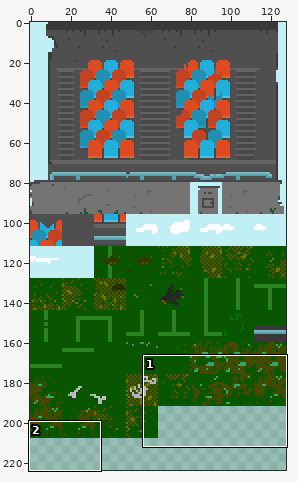
One commit to this sprite sheet: public/images/stadion_tileset_16x16.png. The first picture is a wide view before the edit; the outline marks the close-up.
Close-up. As it was:
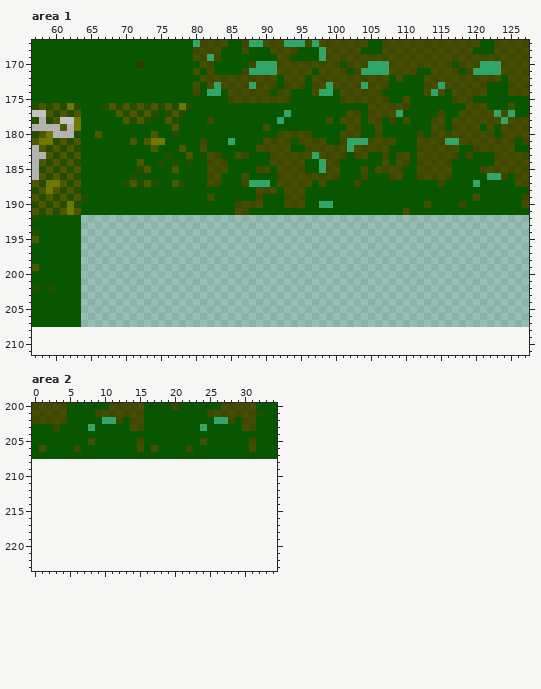
The file is 128x208 pixels. Colours within 5 levels of each other are drawn and written as one. Shown: area 1: x 57..127, y 167..211; area 2: x 0..34, y 200..223. The old version is drawn lined up with the new one, on the new canvas.
Now the later version:
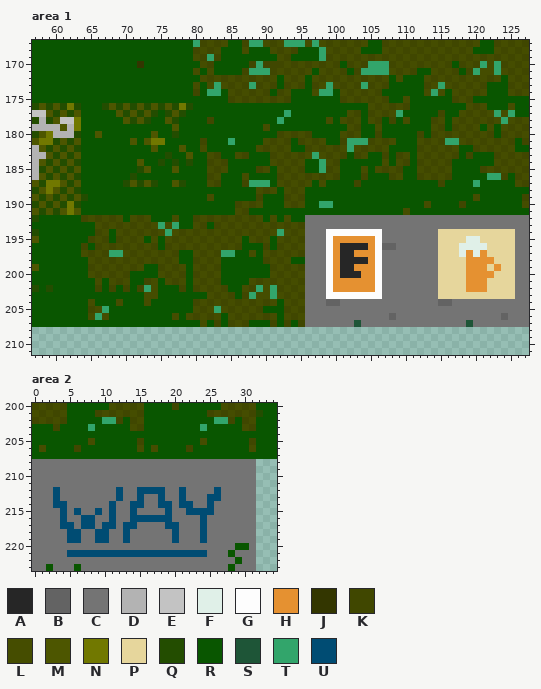
Palette (. is transparent): A #262626  B #636363  C #747474  D #b3b3b3  E #c3c3c3  F #e0f0e8  G #fdfdfd  H #e59131  J #333600  K #404700  L #454d00  M #4d5600  N #717800  P #e6d69c  Q #234d00  R #095600  S #1e5537  T #32a56b  U #004c73
The edit:
canvas 128x208 -> 128x224
Changed rows in their new state; - is an unchanged pixel.
Area 1:
first column x 90:
170 KK------------------------------L
171 -K-----------------------------LL
first column x 64:
192 KLKLKLRLKLRRRLRRKLKLKLKLKLRLRLRRCCCCCCCCCCCCCCCCCCCCCCCCCCCCCCCC
193 RRLKLKLKLKLTLTRRLKRKLKLKLKLKLKLKCCCCCCCCCCCCCCCCCCCCCCCCCCCCCCCC
194 RRKLRLKLKLKLTLKLKLKLKLKLKLKLTLKLCCCGGGGGGGGCCCCCCCCPPPPPPPPPPPCC
195 RKLKRKLKLRLRLKLKLKLKLKLRLKLRLKLKCCCGHHHHHHGCCCCCCCCPPPPFFPPPPPCC
196 KRKLKLKLKLKRKLKLKLKLKLKRRRKRKLKLCCCGHAAAAHGBBCCCCCCPPPFFFFPPPPCC
197 LKLKTTLKLKLKLKRRLKLKTTRRLRLKLKLKCCCGHAAHHHGCCCCCCCCPPPFHFHPPPPCC
198 RLKLKLKLKLKLKLRRKLKLRRRRRRKLKLRRCCCGHAAAAHGCCCCCCCCPPPPHHHHPPPCC
199 RKLKLKLKLRRKLKLRLKLKRRRRRRRKLKLKCCCGHAAHHHGCCCCCCCCPPPPHHHPHPPCC
200 RLKLKLKRRRRLKLKRKLKLRRRRRRRLKLKLCCCGHAAAHHGCCCCCCCCPPPPHHHHPPPCC
201 RRLRLKLRRKLRLKLRLKLKRRRRLKLKLKLKCCCGHHHHHHGCCCCCCCCPPPPHHHPPPPCC
202 RRKRKRKRKTLRRRKRKLKLKRRLKTLTKLKLCCCGHHHHHHGCCCCCCCCPPPPHHHPPPPCC
203 RRRRRRRRRLLRRRRRRRLKLKRKTLLTLKLKCCCGGGGGGGGCCCCCCCCPPPPPPPPPPPCC
204 RLRRRLRRRLRRRRRRKLKLKLKLKLKLRLKLCCCBBCCCCCCCCCCCCCCBBCCCCCCCCCCC
205 RKLTRRRRRRRRRRRRLKLTLKLKLKRRRKLKCCCCCCCCCCCCCCCCCCCCCCCCCCCCCCCC
206 RLTLRRRRRRRRRLRLKLKLRLKLKLKLRLKLCCCCCCCCCCCCBCCCCCCCCCCCCCCCBCCC
207 RRRRRRRRRRRRRRRRRLRKRKLKRRRKRKRKCCCCCCCSCCCCCCCCCCCCCCCSCCCCCCCC
Area 2:
first column x 0:
208 CCCCCCCCCCCCCCCCCCCCCCCCCCCCCCCC
209 CCCCCCCCCCCCCCCCCCCCCCCCCCCCCCCC
210 CCCCCCCCCCCCCCCCCCCCCCCCCCCCCCCC
211 CCCCCCCCCCCCCCCCCCCCCCCCCCCCCCCC
212 CCCUCCCCCCCCUCCUUUUCCUCCCCUCCCCC
213 CCCUCCCCCCCCUCCUCCUCCUCCCUUCCCCC
214 CCCUUCCCCCCUCCUUCCUUCUUCCUCCCCCC
215 CCCCUCUCCUCUCCUCCCCUCCUUUUCCCCCC
216 CCCCUCCUUCCUCCUUUUUUCCCCUCCCCCCC
217 CCCCUUCUUCUUCUUCCCCUUCCCUCCCCCCC
218 CCCCCUUCCUUCCUCCCCCCUCCCUCCCCCCC
219 CCCCCUUCCUUCCUCCCCCCUCCCUCCCCCCC
220 CCCCCCCCCCCCCCCCCCCCCCCCCCCCCRRC
221 CCCCCUUUUUUUUUUUUUUUUUUUUCCCRCCC
222 CCCCCCCCCCCCCCCCCCCCCCCCCCCCCRCC
223 CCRCCCRCCCCCCCCCCCCCCCCCCCCCRCCC
